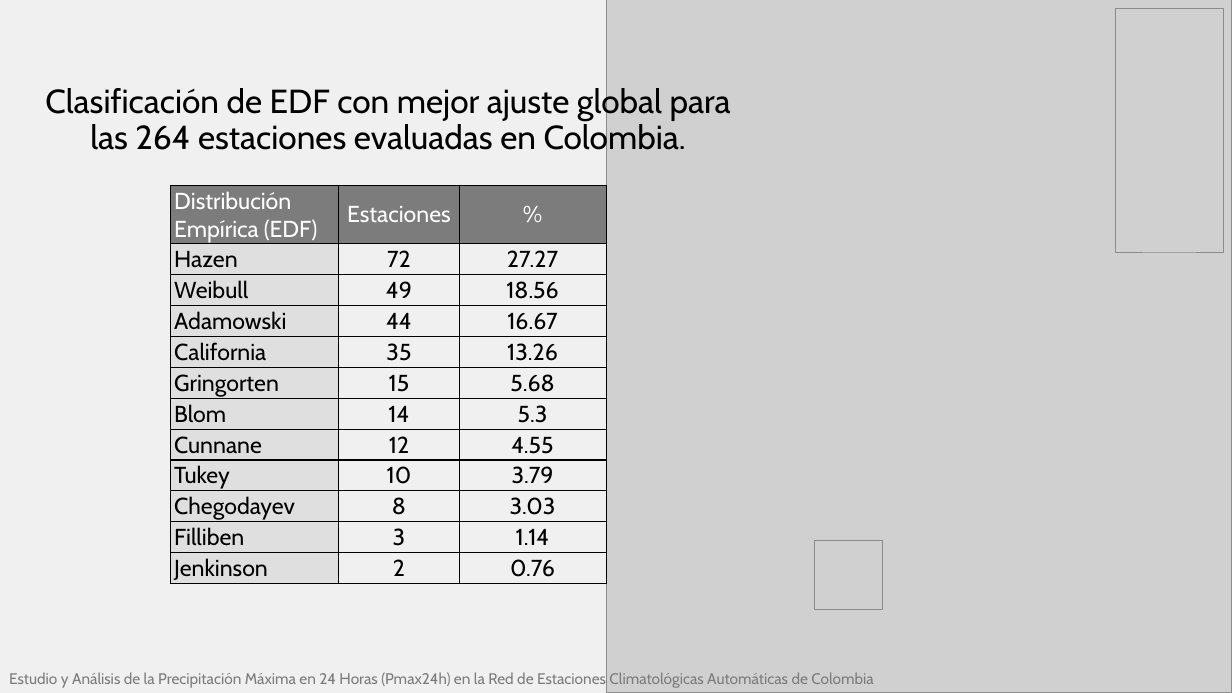
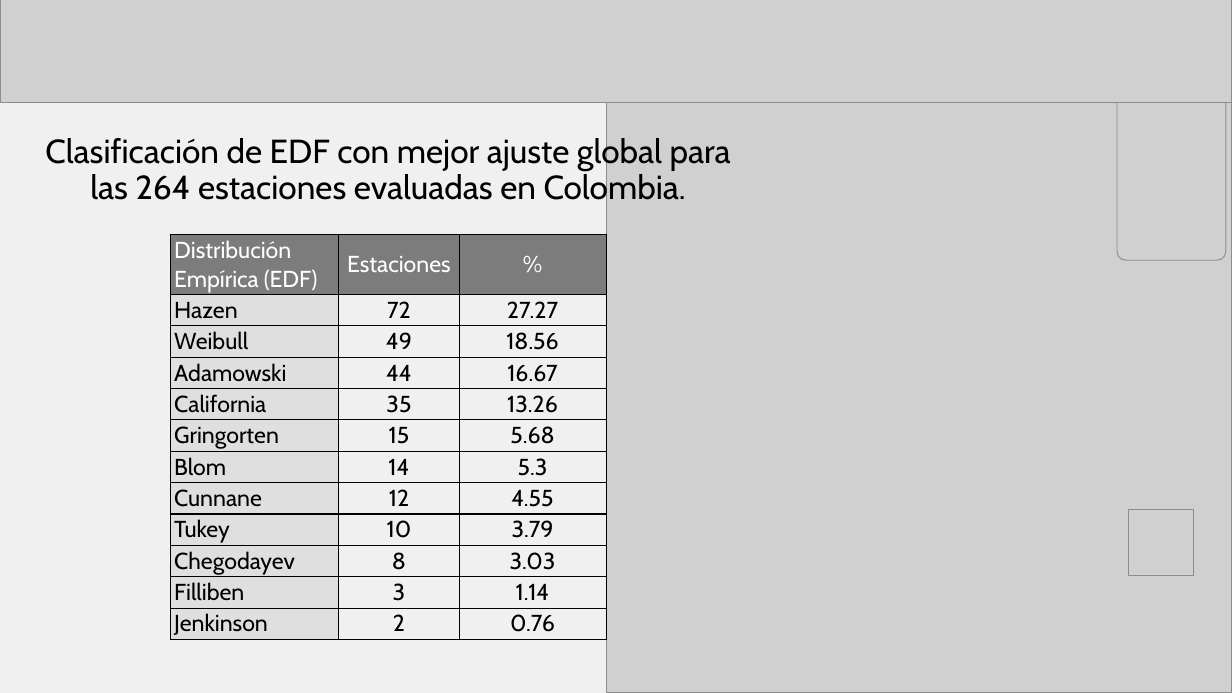
Before and after one commit to rcfdtools/R.HydroTools, a slide deck: slide 14 of tool/PMP/file/report/SCI_XXVI_SNHH26_Presentacion_PMax24HAutomColombia_v1.pptx (slide 10 before the commit). Drawn at 1232x693 pixels with LibreOffice and Linux fonts; fonts in the diff are those of the drawing; grey boxes stand for pictures. Boxes give left, top, right and bottom in pixels: in the first picture for what was removed or moved away, otherwise in the second. Text is boxed around its words. In the diff, an @@ line names an element or a change of style, - is before the commit and + after.

```diff
--- a/tool/PMP/file/report/SCI_XXVI_SNHH26_Presentacion_PMax24HAutomColombia_v1.pptx
+++ b/tool/PMP/file/report/SCI_XXVI_SNHH26_Presentacion_PMax24HAutomColombia_v1.pptx
@@ picture added at bbox=[0, 0, 1232, 103] @@
@@ picture: place and size @@
-picture at bbox=[1116, 8, 1225, 252]
+picture at bbox=[1117, 17, 1226, 261]
@@ title "Clasificación de EDF con mejor ...": place and size @@
-title "Clasificación de EDF con mejor ..." at bbox=[45, 86, 731, 158]
+title "Clasificación de EDF con mejor ..." at bbox=[45, 135, 731, 207]
@@ table: place and size @@
-table at bbox=[171, 185, 606, 584]
+table at bbox=[171, 235, 606, 639]
@@ picture: place and size @@
-picture at bbox=[814, 541, 883, 609]
+picture at bbox=[1128, 510, 1193, 575]
@@ text removed at bbox=[9, 672, 873, 688] @@
-Estudio y Análisis de la Precipitación Máxima en 24 Horas (Pmax24h) en la Red de Estaciones Climatológicas Automáticas de Colombia
```
Also in this commit, not shown: 12 other slides changed, 13 slides added, 3 slides removed, 3 other files.
